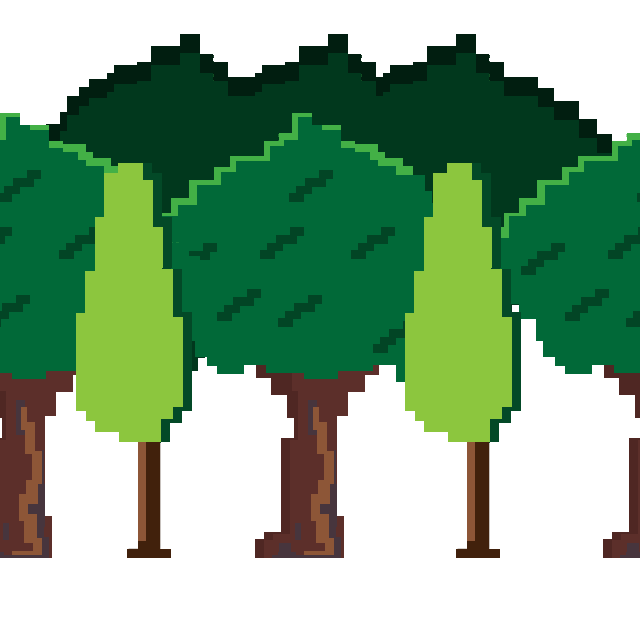
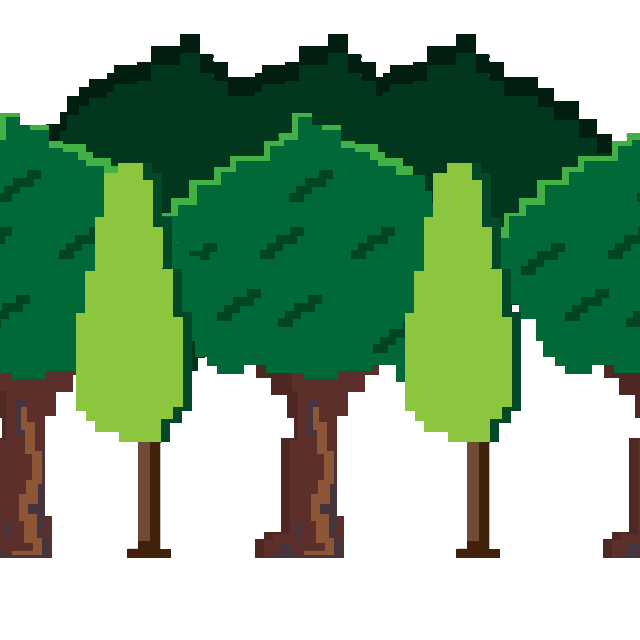
The second 640px x 640px image is a revision of the first. Changes to its layers:
renamed "Grupo 5" to "Grupo 5 copia copy", moved it above "Grupo 5 copia", painted on it over [138,442,150,541]
painted on "Grupo 5 copia" over [467,442,479,541]
